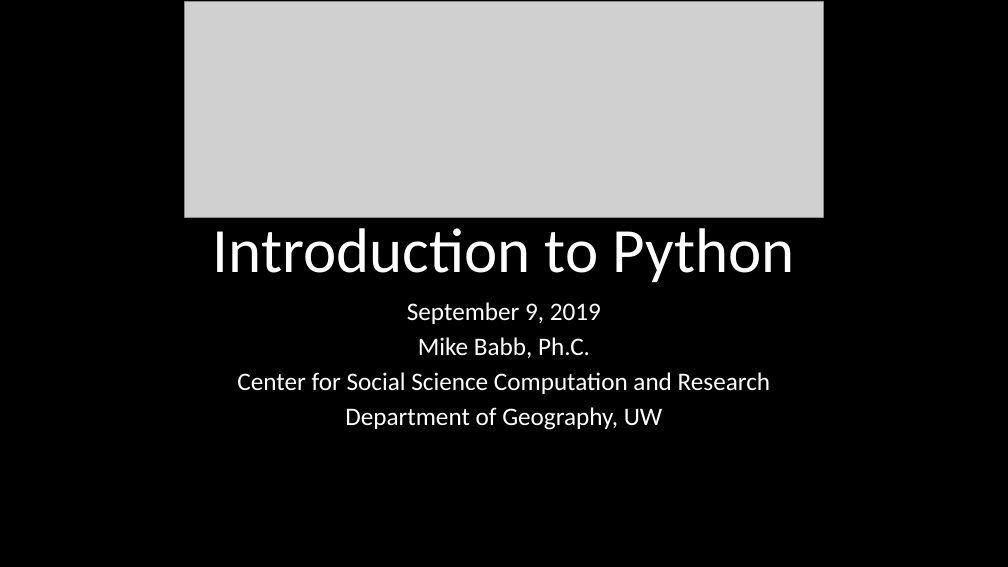
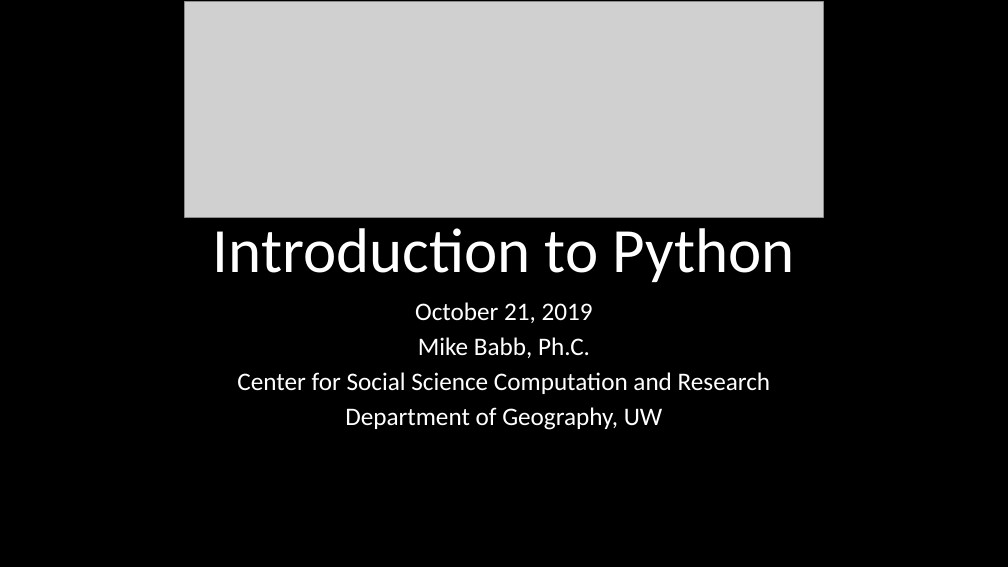
Before and after one commit to mike-babb/intro_to_python, a slide deck: slide 1 of Introduction to Python.pptx. Drawn at 1008x567 pixels with LibreOffice and Linux fonts; fonts in the diff are those of the drawing; grey boxes stand for pictures. Boxes give left, top, right and bottom in pixels: in the first picture for what was removed or moved away, otherwise in the second. Text is boxed around its words. In the diff, an @@ line names an element or a change of style, - is before the commit and + after.

```diff
--- a/Introduction to Python.pptx
+++ b/Introduction to Python.pptx
@@ subtitle at <box>415,302,593,323</box>: text changed @@
-September 9, 2019
+October 21, 2019
```
Also in this commit, not shown: 4 other files.
